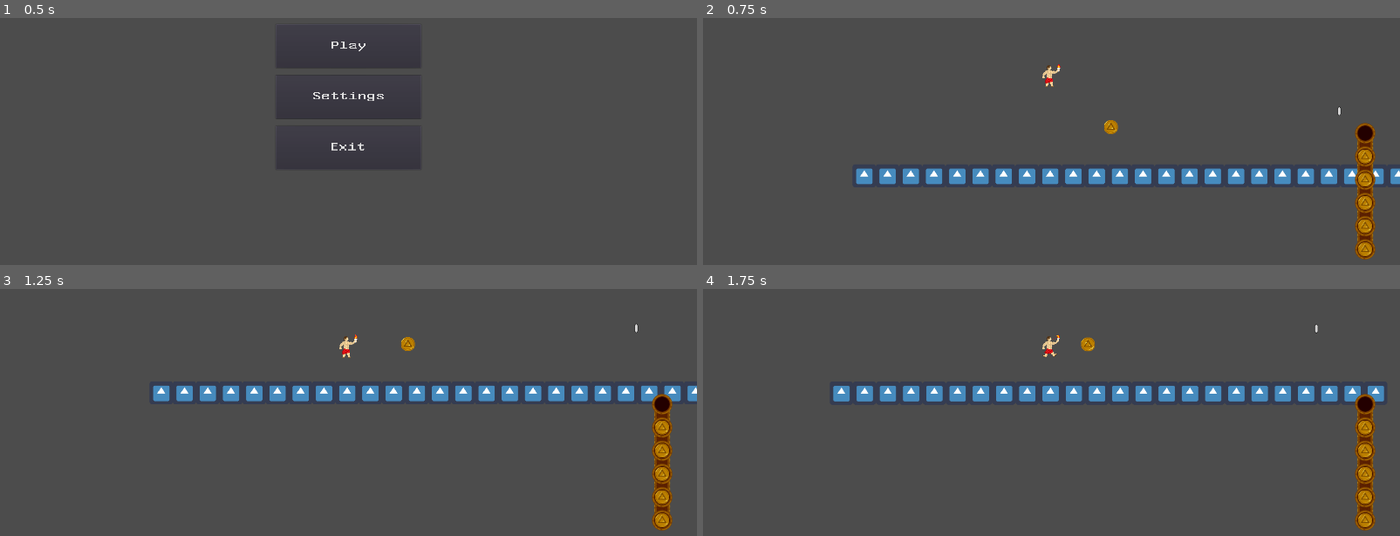
Above: before the commit, frames 1-4 (two rows, left to right).
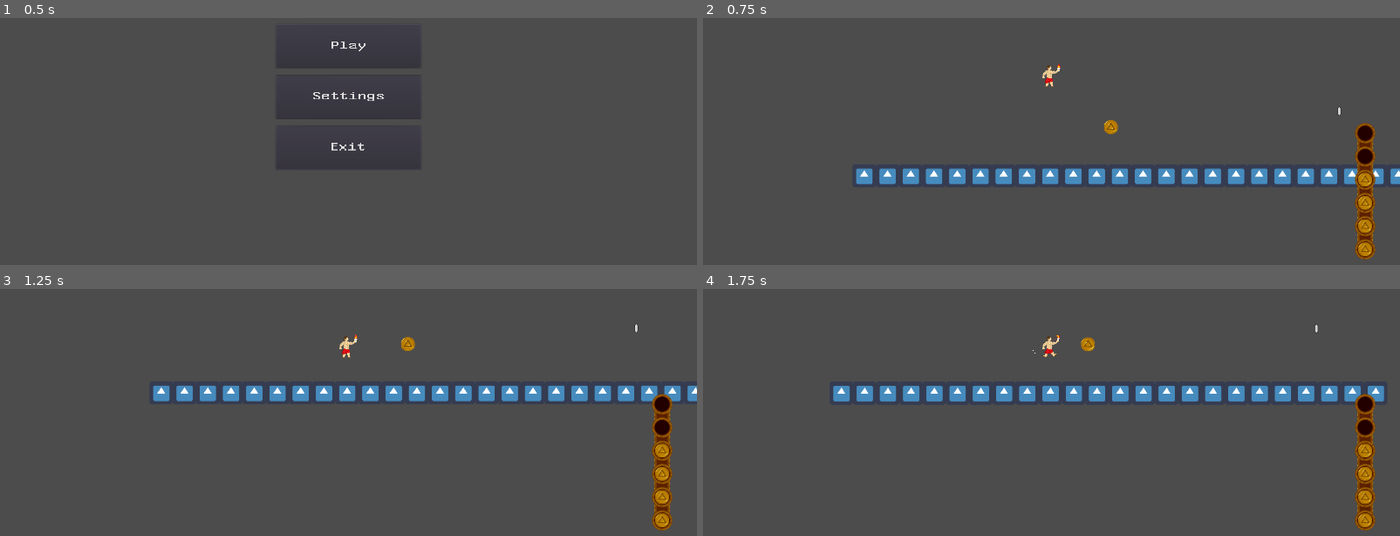
Above: after the commit, the same moments.

Repository: Shapkofil/prometheus
Game: Godot game, scene res://UI/MainMenu.tscn
Same seed, same stepped clock (60 frames per second), same inputs: the game is played once before the commit and once after it. The engine's default icon, where the game draws it, is replaced by a stand-in: a white triangle on a blue panel in a dark square.
Inputs:
- Up to frame 1 (0.5 s): no input
- Up to frame 2 (0.75 s): click "Play" at 0.5 s
- Up to frame 3 (1.25 s): no input
- Up to frame 4 (1.75 s): hold Right (ui_right) from 1.28 s (still down); tap Up (ui_up) at 1.52 s

Frame 1 is identical in both runs. In frame 2, 0.1% of the frame differs, in the area x 93-96%, y 53-60%; in frame 3, 0.1%; in frame 4, 0.1%, in the area x 47-96%, y 24-60%.

Commit message:
Walking Particles

Diff:
--- /dev/null
+++ b/Prometheus/Durt.gd
@@ -0,0 +1,25 @@
+extends Node2D
+
+
+# Declare member variables here. Examples:
+# var a = 2
+# var b = "text"
+var player
+var particles
+
+
+# Called when the node enters the scene tree for the first time.
+func _ready():
+	player = get_parent()
+	particles = get_node("DurtParticles")
+	set_process(true)
+	pass # Replace with function body.
+
+
+# Called every frame. 'delta' is the elapsed time since the previous frame.
+func _process(delta):
+	if player.velocity.y == 0 and not player.velocity.x == 0:
+		particles.emitting = true
+		scale.x = max(min(player.velocity.x, 0.5),-0.5)
+	else:
+		particles.emitting = false
--- a/Prometheus/Node2D.tscn
+++ b/Prometheus/Node2D.tscn
@@ -8,6 +8,7 @@
 [ext_resource path="res://Presets/Interactable/Mirror.gd" type="Script" id=6]
 [ext_resource path="res://Assets/Fire Bar/firebar.png" type="Texture" id=7]
 [ext_resource path="res://Assets/mirror.png" type="Texture" id=8]
+[ext_resource path="res://Durt.gd" type="Script" id=9]
 
 [sub_resource type="Shader" id=1]
 code = "shader_type canvas_item;
@@ -98,6 +99,18 @@
 } ]
 1/z_index = 0
 
+[sub_resource type="ParticlesMaterial" id=8]
+flag_disable_z = true
+direction = Vector3( -1, -0.5, 0 )
+spread = 9.83
+gravity = Vector3( 0, 93, 0 )
+initial_velocity = 197.4
+initial_velocity_random = 0.71
+orbit_velocity = 0.0
+orbit_velocity_random = 0.0
+scale = 6.0
+scale_random = 1.0
+
 [sub_resource type="AtlasTexture" id=6]
 flags = 4
 atlas = ExtResource( 7 )
@@ -122,8 +135,22 @@
 
 [node name="player" parent="." instance=ExtResource( 2 )]
 position = Vector2( 602.238, 124.066 )
+fire = 4
 
 [node name="Camera2D" parent="player" instance=ExtResource( 5 )]
+
+[node name="Legs" type="Node2D" parent="player"]
+position = Vector2( -5.34381, 30.5093 )
+scale = Vector2( 0.5, 0.5 )
+script = ExtResource( 9 )
+
+[node name="DurtParticles" type="Particles2D" parent="player/Legs"]
+position = Vector2( -36.2681, -3.68829 )
+amount = 4
+lifetime = 0.5
+explosiveness = 0.2
+randomness = 0.1
+process_material = SubResource( 8 )
 
 [node name="Mirror" parent="." instance=ExtResource( 4 )]
 position = Vector2( 896.402, 114.119 )
Not shown: 1 places in Prometheus/Node2D.tscn that only renumber resources
